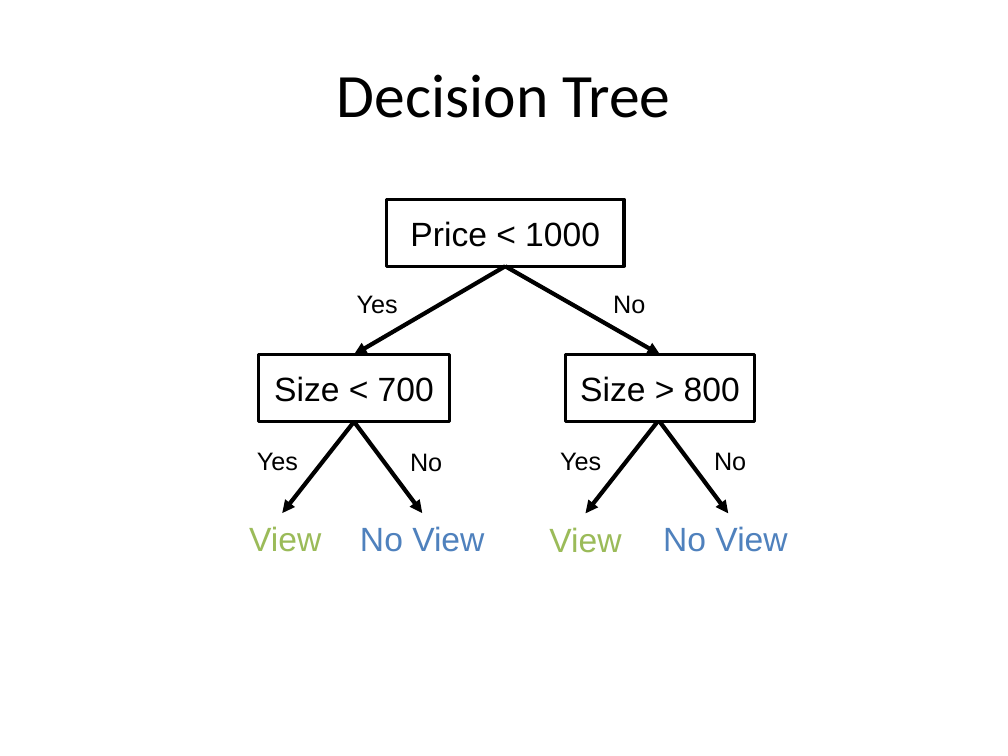
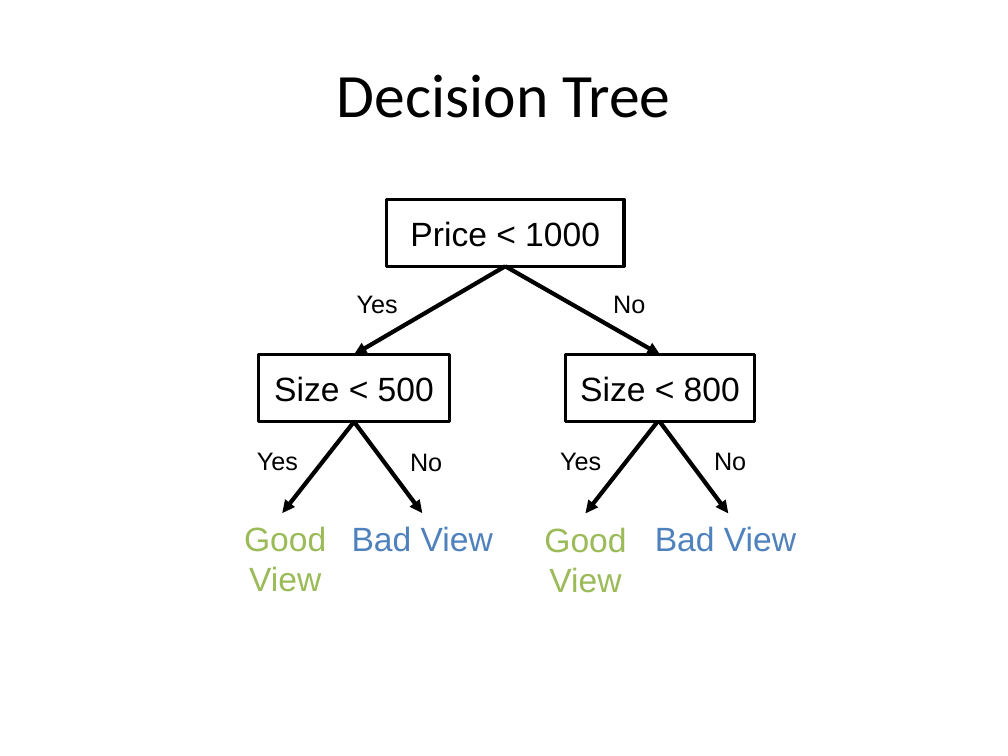
Before and after one commit to aloksharma1993/techfest-ml-tutorial, a slide deck: slide 21 of Techfest_ML.pptx (slide 20 before the commit). Drawn at 1008x756 pixels with LibreOffice and Linux fonts; fonts in the diff are those of the drawing. Boxes give left, top, right and bottom in pixels: in the first picture for what was removed or moved away, otherwise in the second. Text is boxed around its words. In the diff, an @@ line names an element or a change of style, - is before the commit and + after.

```diff
--- a/Techfest_ML.pptx
+++ b/Techfest_ML.pptx
@@ text in rectangle at <box>274,376,434,402</box>: text changed @@
-Size < 700
+Size < 500
@@ text in rectangle at <box>580,376,740,402</box>: text changed @@
-Size > 800
+Size < 800
@@ text at <box>244,526,326,592</box>: text changed @@
-View
+Good View
@@ text at <box>352,526,493,552</box>: text changed @@
-No View
+Bad View
@@ text at <box>544,527,626,593</box>: text changed @@
-View
+Good View
@@ text at <box>655,526,796,552</box>: text changed @@
-No View
+Bad View
```
Also in this commit, not shown: 6 other slides changed, 1 slide added.
